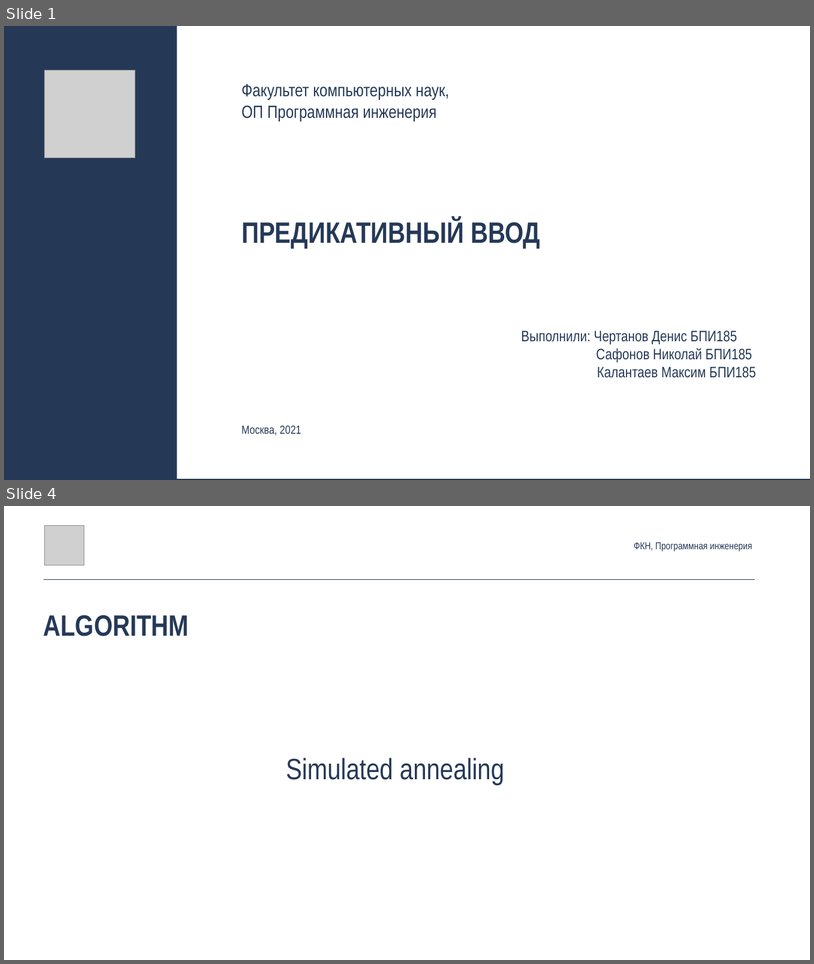
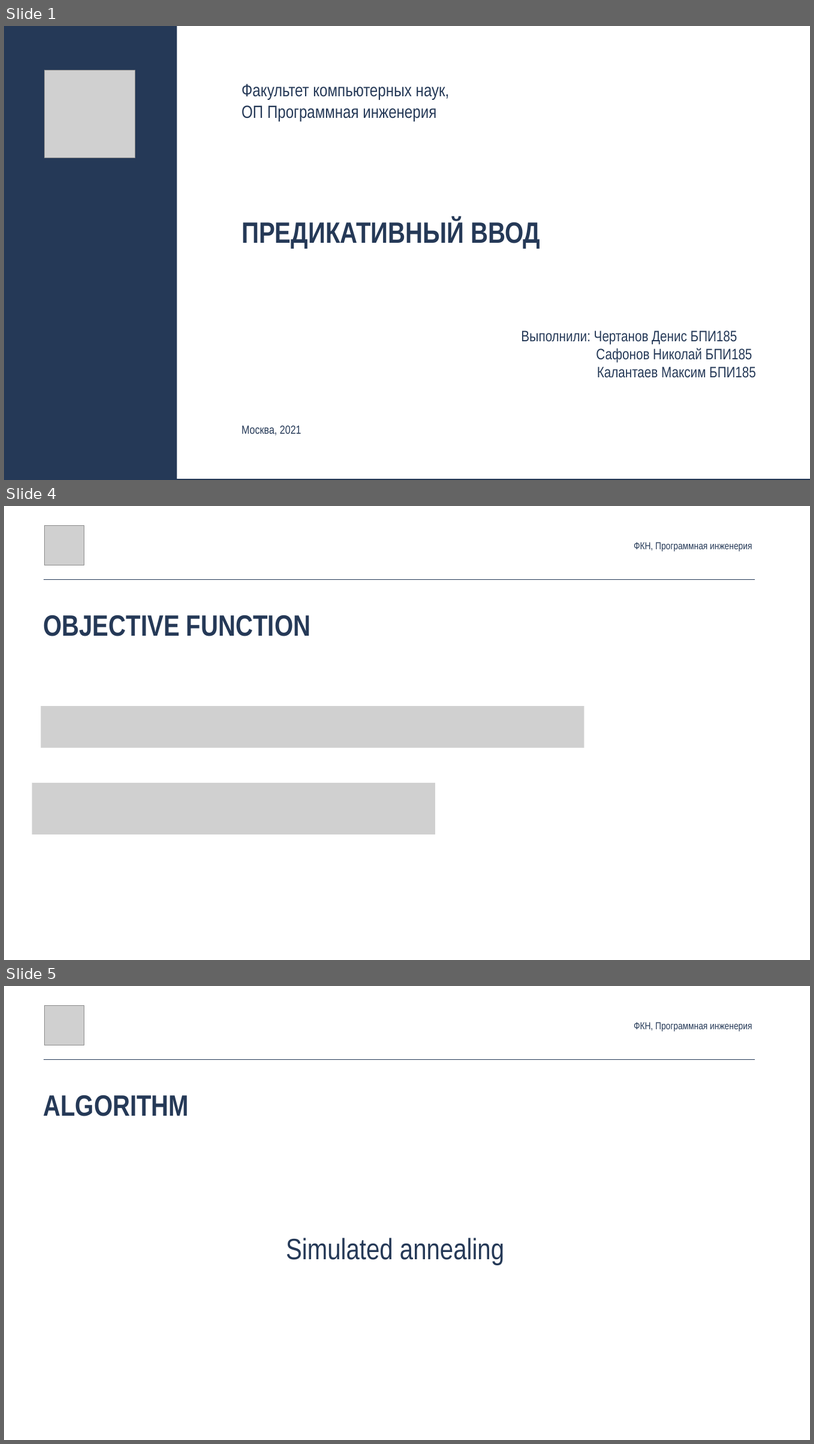
Before and after one commit to nocmok/ux2020-team-project, a slide deck: assignment#1/presentation/Predictive_keyboard_team6.pptx. Shown one above the other, each under a label of ours: slides 1 and 4 before the commit, slides 1, 4 and 5 after it; the slides between them are not shown. The pictures are 814x964 and 814x1444 pixels, drawn with LibreOffice and Linux fonts; fonts in the diff are those of the drawing; grey boxes stand for pictures. Boxes give left, top, right and bottom in pixels: in the first picture for what was removed or moved away, otherwise in the second. Text is boxed around its words. In the diff, an @@ line names an element or a change of style, - is before the commit and + after.

```diff
--- a/assignment#1/presentation/Predictive_keyboard_team6.pptx
+++ b/assignment#1/presentation/Predictive_keyboard_team6.pptx
@@ slide 4 added at (4, 506, 810, 960), background #FFFFFF @@
@@ picture added at (45, 525, 84, 565) @@
@@ text added at (634, 542, 752, 552), 24 pt, text #253957 @@
+ФКН, Программная инженерия
@@ line added from (44, 579) to (755, 579), #253957 1 pt @@
@@ text added at (43, 615, 311, 636), 70 pt, text #253957, bold @@
+OBJECTIVE FUNCTION
@@ picture added at (41, 706, 585, 748) @@
@@ picture added at (32, 783, 435, 834) @@
@@ what was slide 4 is now slide 5 @@
```
Also in this commit, not shown: 2 slides changed, 7 other files.
